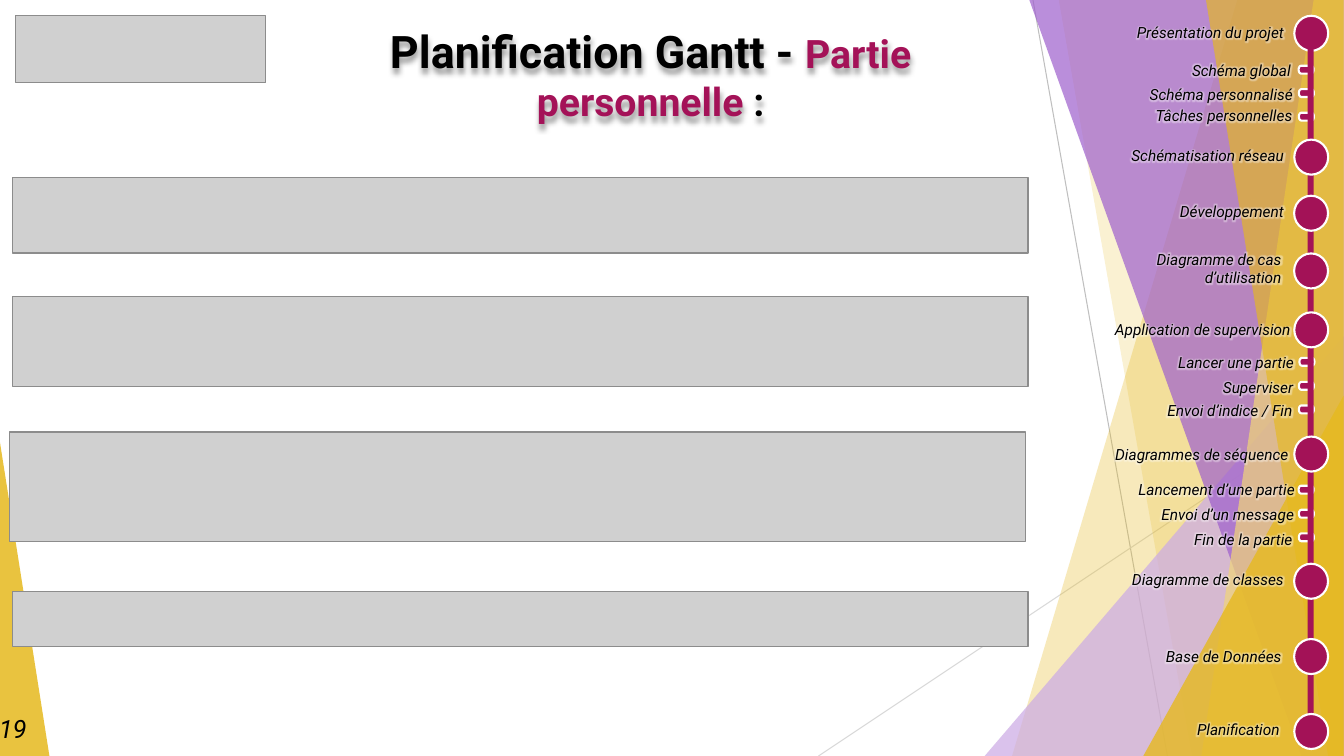
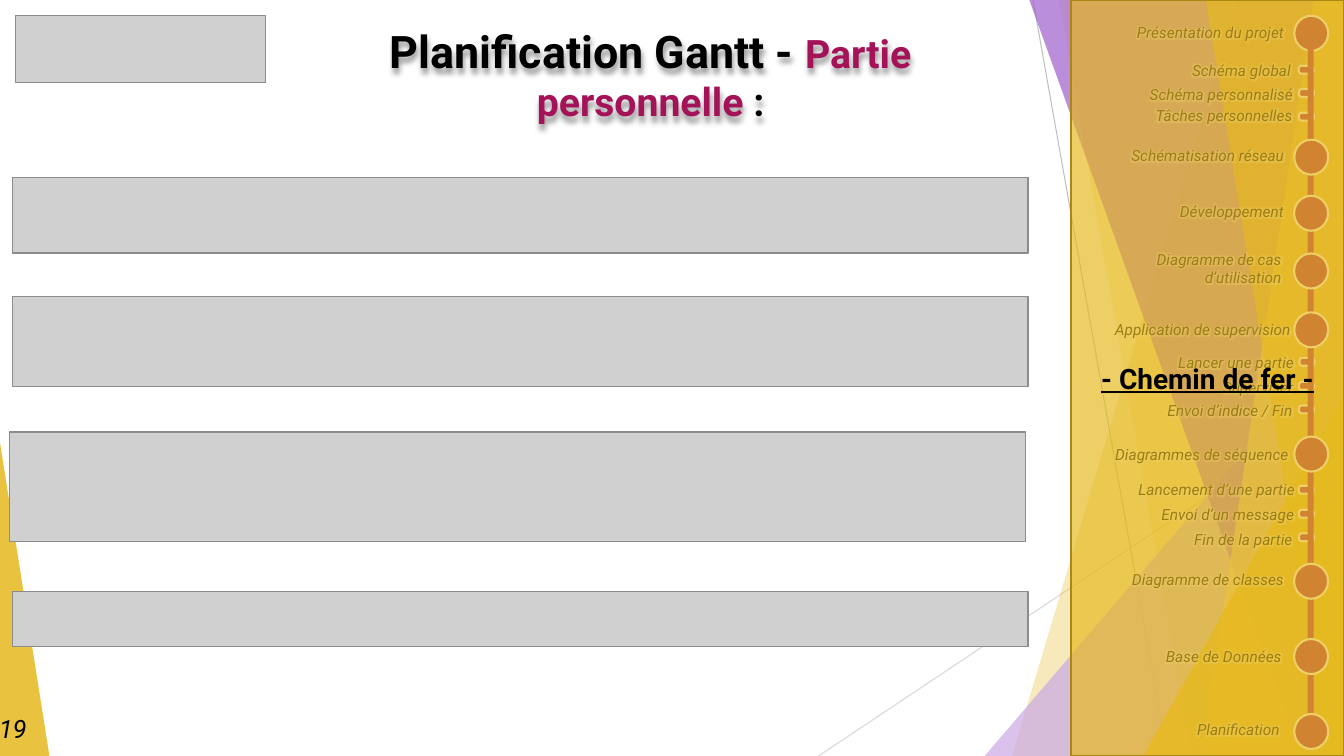
Before and after one commit to GuiguiMvn/Systeme-Escape-Game-Telethon, a slide deck: slide 17 of Nathan/Compte-rendus/REVUE-FINALE-GUIGAND-SFL6.pptx. Drawn at 1344x756 pixels with LibreOffice and Linux fonts; fonts in the diff are those of the drawing; grey boxes stand for pictures. Boxes give left, top, right and bottom in pixels: in the first picture for what was removed or moved away, otherwise in the second. Text is boxed around its words. In the diff, an @@ line names an element or a change of style, - is before the commit and + after.

```diff
--- a/Nathan/Compte-rendus/REVUE-FINALE-GUIGAND-SFL6.pptx
+++ b/Nathan/Compte-rendus/REVUE-FINALE-GUIGAND-SFL6.pptx
@@ rectangle added at [1071, 0, 1344, 756], fill #E6B91E at 68% opacity, outline #AA8916 1.5 pt, 20 pt, text #000000, bold, underline @@
+- Chemin de fer -
```
Also in this commit, not shown: 15 other slides changed, 2 slides added, 1 slide removed.
